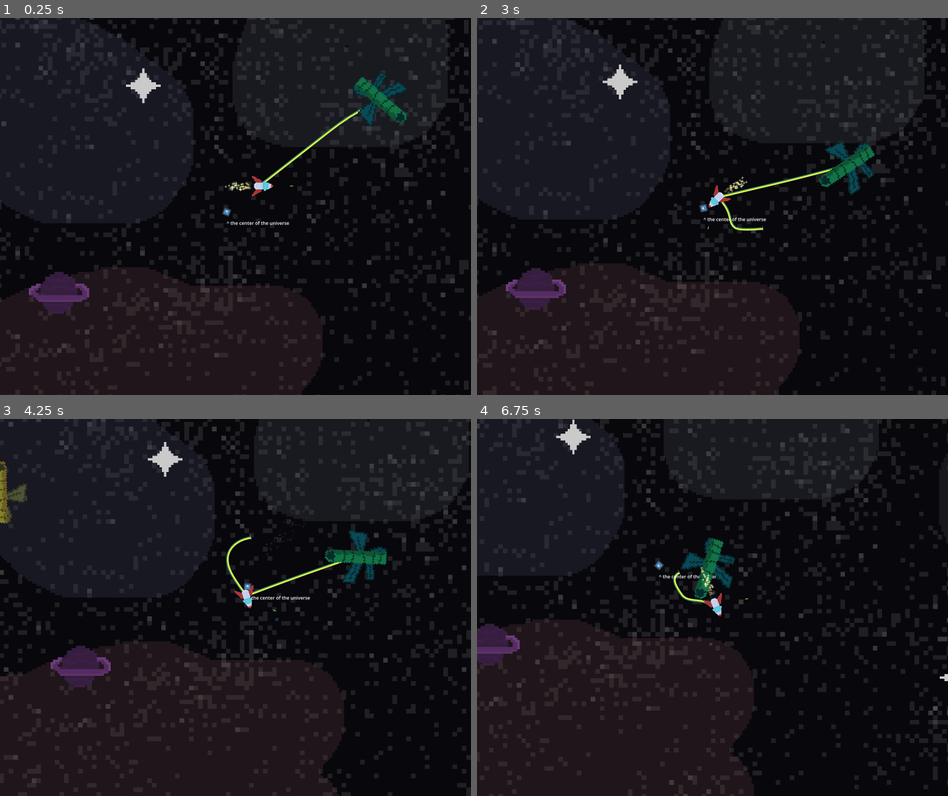
Above: before the commit, frames 1-4 (two rows, left to right).
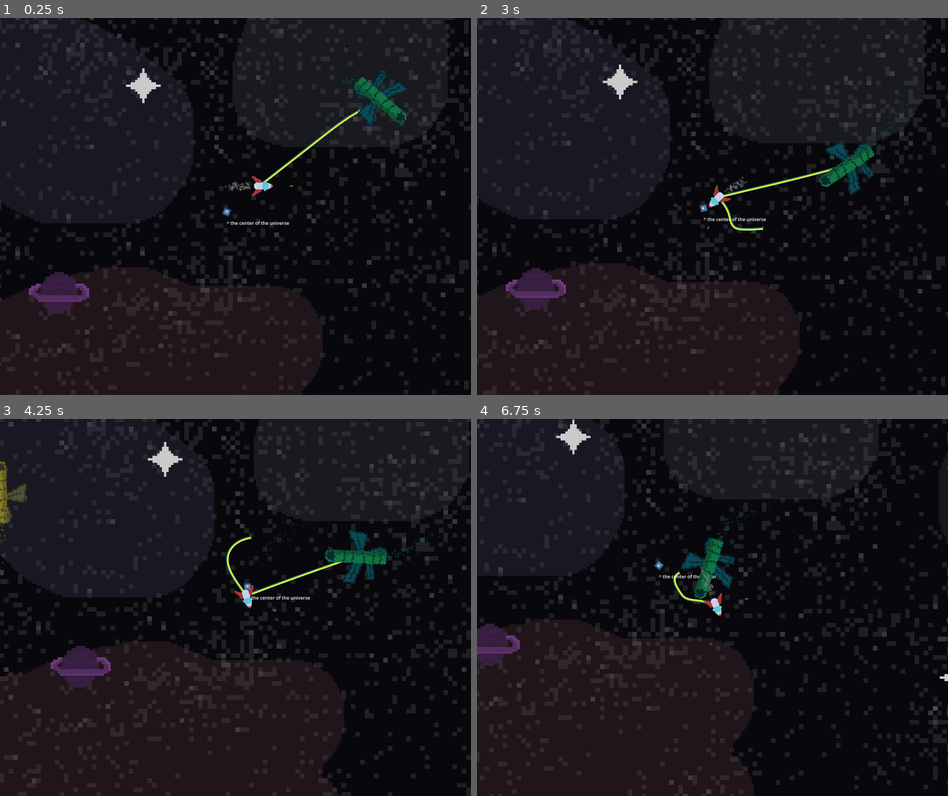
Above: after the commit, the same moments.

Repository: Bromeon/LudumDare54
Game: Godot game, scene res://Scenes/Main/Main.tscn
Two runs of this game, one before a commit and one after it. Both use one fixed random seed, a clock stepped at 60 frames per second and the inputs below. The engine's default icon, where the game draws it, is replaced by a stand-in: a white triangle on a blue panel in a dark square.
Inputs (mouse positions are in pixels of both pictures, inside the frame that each line leads up to):
- Up to frame 1 (0.25 s): no input
- Up to frame 2 (3 s): move the mouse to (816, 187) at 0.52 s; hold D (Right) 0.53-1.28 s; tap Space (ShootTether) every 0.75 s from 0.6 to 2.85 s; move the mouse to (618, 225) at 1.27 s; hold Ctrl (Brake) 1.28-2.03 s; move the mouse to (759, 123) at 2.02 s; hold D (Right) 2.03-2.78 s; move the mouse to (688, 281) at 2.77 s; hold W (Up) from 2.78 s (still down)
- Up to frame 3 (4.25 s): move the mouse to (376, 664) at 3.52 s; release W (Up) at 3.53 s; hold A (Left) from 3.53 s (still down); tap Space (ShootTether) at 3.6 s
- Up to frame 4 (6.75 s): move the mouse to (571, 550) at 4.27 s; tap Space (ShootTether) every 0.75 s from 4.35 to 6.6 s; move the mouse to (736, 607) at 5.02 s; release A (Left) at 5.03 s; hold Ctrl (Brake) 5.03-5.78 s; move the mouse to (641, 513) at 5.77 s; hold D (Right) 5.78-6.53 s; move the mouse to (816, 588) at 6.52 s; hold W (Up) from 6.53 s (still down)

The runs differ from the first frame. In frame 1, less than 0.1% of the frame differs, in the area x 47-77%, y 15-46%; in frame 2, less than 0.1%; in frame 3, less than 0.1%; in frame 4, less than 0.1%, in the area x 47-63%, y 22-47%.

Commit message:
Color particles

Diff:
--- /dev/null
+++ b/Scenes/Particles/FuelExhaust.tscn
@@ -0,0 +1,30 @@
+[gd_scene load_steps=5 format=3 uid="uid://du272ta22heks"]
+
+[ext_resource type="Texture2D" uid="uid://bs2rgajkf8udq" path="res://Assets/Sprites/Particles/Spark.png" id="1_kl3tp"]
+
+[sub_resource type="Gradient" id="Gradient_wd0dm"]
+offsets = PackedFloat32Array(0, 0.0518519, 0.237037, 1)
+colors = PackedColorArray(0.470588, 0.470588, 0.470588, 0, 0.47, 0.47, 0.47, 1, 0.460878, 0.460878, 0.460878, 0.882813, 0.392157, 0.392157, 0.392157, 0)
+
+[sub_resource type="GradientTexture1D" id="GradientTexture1D_xw3h1"]
+gradient = SubResource("Gradient_wd0dm")
+
+[sub_resource type="ParticleProcessMaterial" id="ParticleProcessMaterial_c30dl"]
+emission_shape = 3
+emission_box_extents = Vector3(1, 10, 1)
+particle_flag_disable_z = true
+direction = Vector3(-1, 0, 0)
+spread = 7.0
+gravity = Vector3(0, 0, 0)
+initial_velocity_min = 200.0
+initial_velocity_max = 410.53
+orbit_velocity_min = 0.0
+orbit_velocity_max = 0.0
+linear_accel_min = -85.26
+linear_accel_max = -85.26
+color_ramp = SubResource("GradientTexture1D_xw3h1")
+
+[node name="GPUParticles2D" type="GPUParticles2D"]
+amount = 200
+process_material = SubResource("ParticleProcessMaterial_c30dl")
+texture = ExtResource("1_kl3tp")
--- a/Scenes/PlayerShip/PlayerShip.tscn
+++ b/Scenes/PlayerShip/PlayerShip.tscn
@@ -1,9 +1,9 @@
-[gd_scene load_steps=10 format=3 uid="uid://d1fv40ekxbg68"]
+[gd_scene load_steps=7 format=3 uid="uid://d1fv40ekxbg68"]
 
 [ext_resource type="Script" path="res://Scenes/PlayerShip/PlayerShip.gd" id="1_7ccbx"]
 [ext_resource type="Texture2D" uid="uid://cq7rs1xmf34tu" path="res://Assets/Sprites/Aim.png" id="2_k584m"]
 [ext_resource type="Texture2D" uid="uid://3cdvaycogfao" path="res://Assets/Sprites/Player_V1.png" id="3_cfrxs"]
-[ext_resource type="Texture2D" uid="uid://bs2rgajkf8udq" path="res://Assets/Sprites/Particles/Spark.png" id="4_1ibpj"]
+[ext_resource type="PackedScene" uid="uid://du272ta22heks" path="res://Scenes/Particles/FuelExhaust.tscn" id="4_q3lfr"]
 
 [sub_resource type="CapsuleShape2D" id="CapsuleShape2D_w5qtl"]
 radius = 11.5079
@@ -12,28 +12,6 @@
 [sub_resource type="CapsuleShape2D" id="CapsuleShape2D_1fd7g"]
 radius = 6.0
 height = 32.0
-
-[sub_resource type="Gradient" id="Gradient_wd0dm"]
-offsets = PackedFloat32Array(0, 0.0518519, 0.111111, 0.42963, 1)
-colors = PackedColorArray(0.984314, 1, 0.694118, 0, 1, 0.913725, 0.568627, 0.752941, 0.985734, 1, 0.692521, 1, 0.743355, 0.712926, 0.574539, 0.577778, 0.392157, 0.392157, 0.392157, 0)
-
-[sub_resource type="GradientTexture1D" id="GradientTexture1D_xw3h1"]
-gradient = SubResource("Gradient_wd0dm")
-
-[sub_resource type="ParticleProcessMaterial" id="ParticleProcessMaterial_c30dl"]
-emission_shape = 3
-emission_box_extents = Vector3(1, 10, 1)
-particle_flag_disable_z = true
-direction = Vector3(-1, 0, 0)
-spread = 7.0
-gravity = Vector3(0, 0, 0)
-initial_velocity_min = 200.0
-initial_velocity_max = 410.53
-orbit_velocity_min = 0.0
-orbit_velocity_max = 0.0
-linear_accel_min = -85.26
-linear_accel_max = -85.26
-color_ramp = SubResource("GradientTexture1D_xw3h1")
 
 [node name="PlayerShip" type="RigidBody2D"]
 gravity_scale = 0.0
@@ -73,8 +51,5 @@
 rotation = 1.5708
 shape = SubResource("CapsuleShape2D_1fd7g")
 
-[node name="GPUParticles2D" type="GPUParticles2D" parent="."]
+[node name="GPUParticles2D" parent="." instance=ExtResource("4_q3lfr")]
 position = Vector2(-23, 0)
-amount = 200
-process_material = SubResource("ParticleProcessMaterial_c30dl")
-texture = ExtResource("4_1ibpj")
--- a/Scenes/SupplyShip/SupplyShip.tscn
+++ b/Scenes/SupplyShip/SupplyShip.tscn
@@ -2,26 +2,23 @@
 
 [ext_resource type="Script" path="res://Scenes/SupplyShip/SupplyShip.gd" id="1_7gxqe"]
 [ext_resource type="PackedScene" uid="uid://ci31wbu1otvju" path="res://Scenes/SupplyShip/SupplyShipSprite.tscn" id="2_hmuw6"]
-
-[sub_resource type="Curve2D" id="Curve2D_cvoip"]
-_data = {
-"points": PackedVector2Array(-111, 177, 111, -177, -239, -263, -113, 22, 113, -22, -319, -847, 0, 0, 0, 0, 92, -851, -146, -76, 146, 76, 1181, -593, 51, -87, -51, 87, 528, 204, 106, -20, -106, 20, 260, 374, 441, -16, -441, 16, -219, 396, 0, 0, 0, 0, -385, -17, -72.3065, 121.007, 72.3065, -121.007, -239, -263)
-}
-point_count = 9
+[ext_resource type="PackedScene" uid="uid://du272ta22heks" path="res://Scenes/Particles/FuelExhaust.tscn" id="3_8nn3u"]
 
 [sub_resource type="CircleShape2D" id="CircleShape2D_tfatm"]
 radius = 100.0
 
 [node name="SupplyShip" type="Path2D"]
-curve = SubResource("Curve2D_cvoip")
 script = ExtResource("1_7gxqe")
 
 [node name="PathFollow2D" type="PathFollow2D" parent="."]
-position = Vector2(-239, -263)
-rotation = -1.01067
 
 [node name="Ship" parent="PathFollow2D" instance=ExtResource("2_hmuw6")]
 unique_name_in_owner = true
+
+[node name="GPUParticles2D" parent="PathFollow2D/Ship" instance=ExtResource("3_8nn3u")]
+position = Vector2(0.000179291, 50)
+rotation = -1.5708
+amount = 100
 
 [node name="Area2D" type="Area2D" parent="PathFollow2D"]
 
